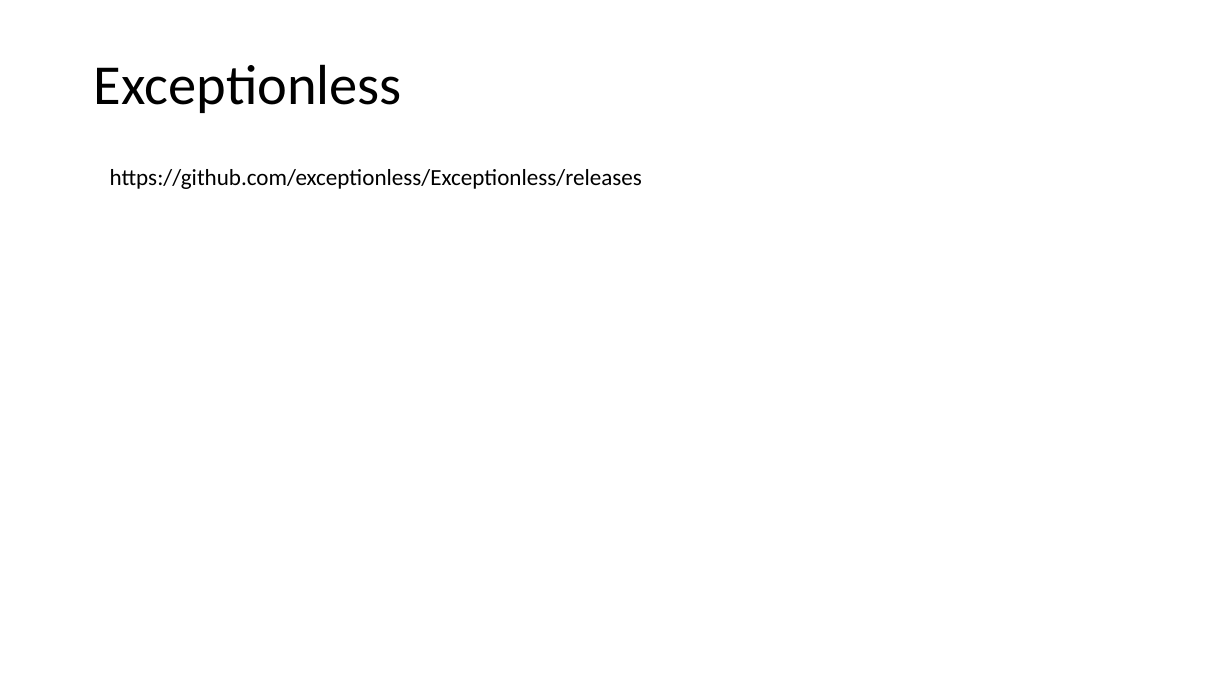
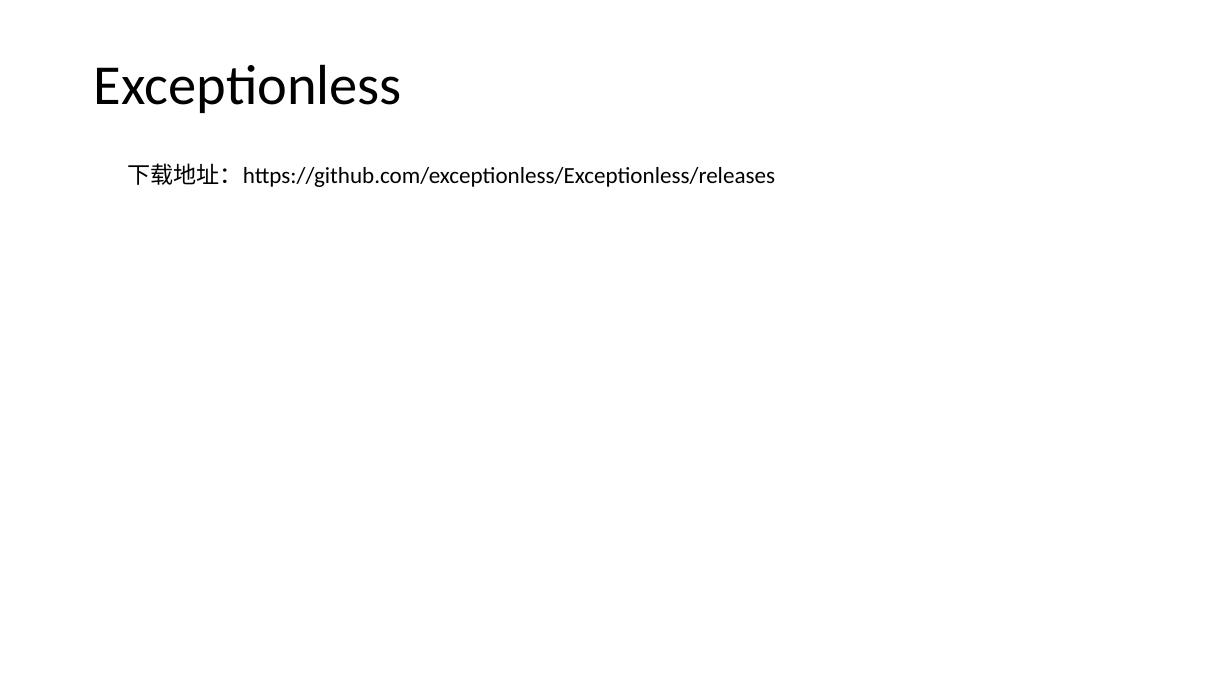
Before and after one commit to axzxs2001/HisMicroserviceSample, a slide deck: slide 49 of HisMicroserviceSample/Doc/基于.net core微服务.pptx (slide 56 before the commit). Drawn at 1232x693 pixels with LibreOffice and Linux fonts; fonts in the diff are those of the drawing; background and template pictures are left out. Boxes give left, top, right and bottom in pixels: in the first picture for what was removed or moved away, otherwise in the second. Text is boxed around its words. In the diff, an @@ line names an element or a change of style, - is before the commit and + after.

```diff
--- a/HisMicroserviceSample/Doc/基于.net core微服务.pptx
+++ b/HisMicroserviceSample/Doc/基于.net core微服务.pptx
@@ text at box(127, 163, 775, 187): text changed @@
-https://github.com/exceptionless/Exceptionless/releases
+下载地址：https://github.com/exceptionless/Exceptionless/releases
```
Also in this commit, not shown: 3 slides added, 7 other files.
